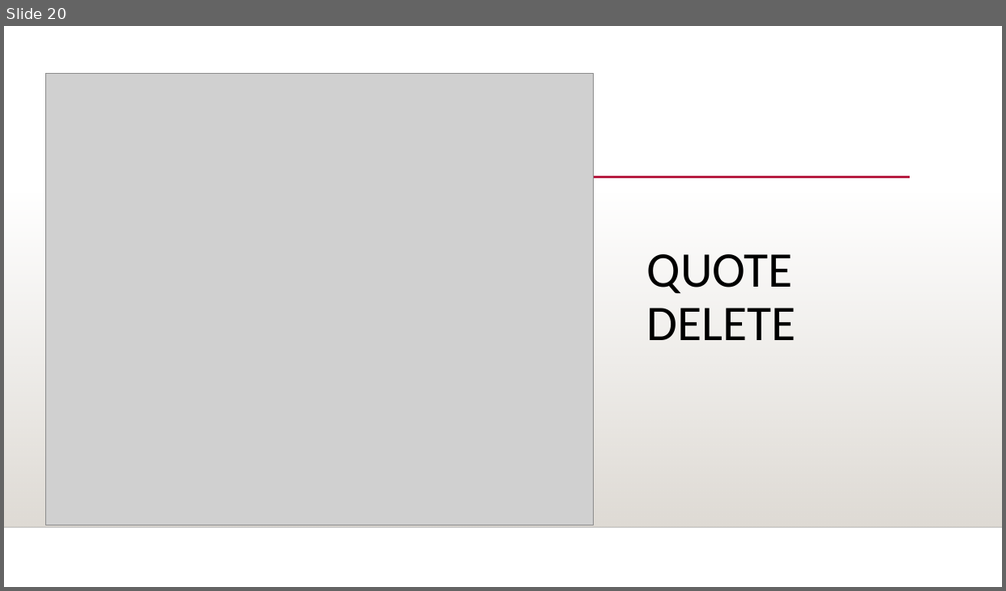
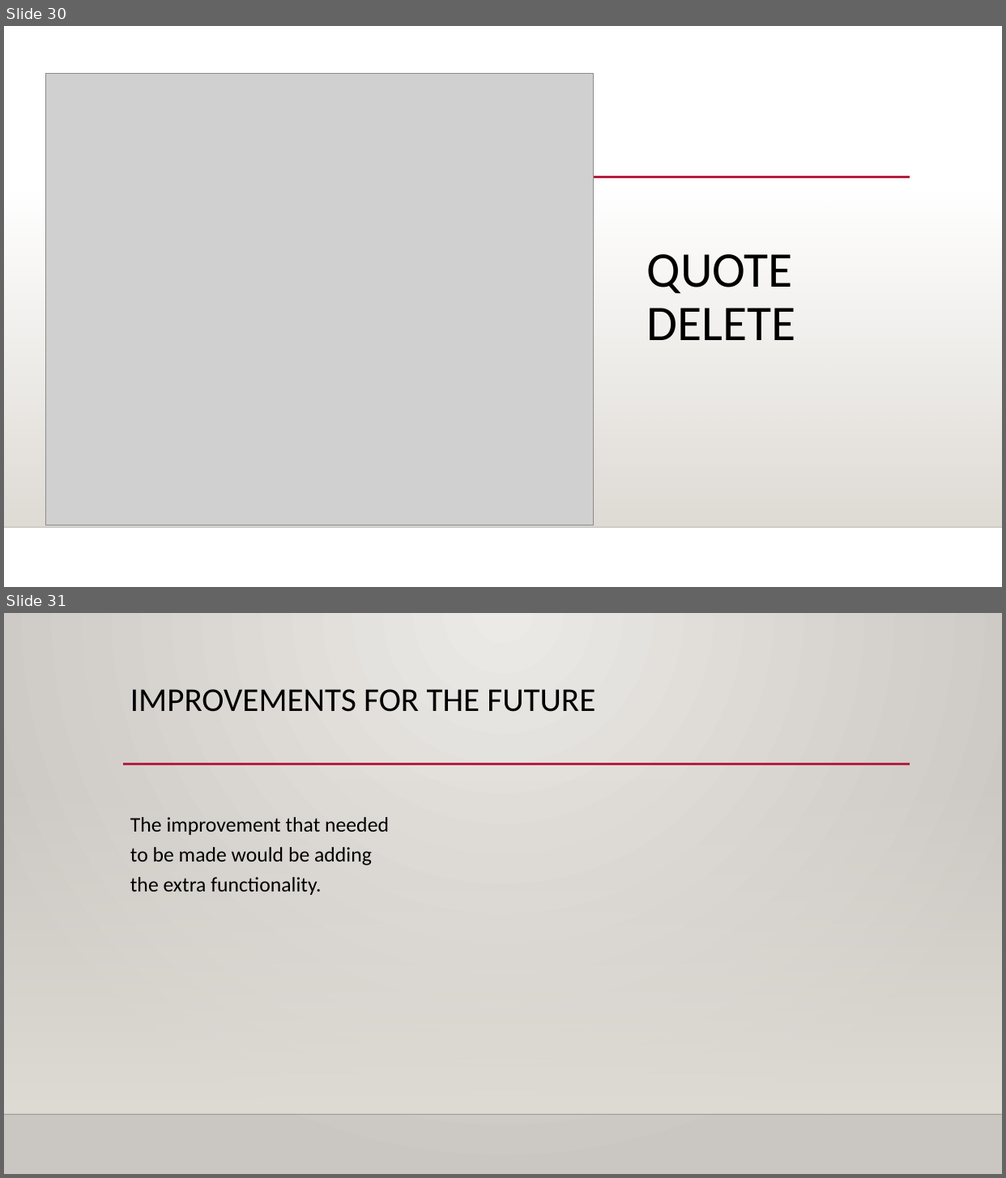
Before and after one commit to Shana12345/ChristianWeb, a slide deck: OOP Based Application.pptx. Shown one above the other, each under a label of ours: slide 20 before the commit, slides 30 and 31 after it. The pictures are 1006x591 and 1006x1178 pixels, drawn with LibreOffice and Linux fonts; fonts in the diff are those of the drawing; grey boxes stand for pictures; background and template pictures are left out. Boxes give left, top, right and bottom in pixels: in the first picture for what was removed or moved away, otherwise in the second. Text is boxed around its words. In the diff, an @@ line names an element or a change of style, - is before the commit and + after.

```diff
--- a/OOP Based Application.pptx
+++ b/OOP Based Application.pptx
@@ slide 31 added at [4, 613, 1002, 1174], background gradient #ECEAE7 to #CAC7C1; not listed: 3 template elements that a slide beside it also shows @@
@@ title added at [130, 689, 595, 712], 32 pt, text #000000 @@
+IMPROVEMENTS FOR THE FUTURE
@@ text added at [130, 817, 389, 895], 20 pt, text #000000 @@
+The improvement that needed to be made would be adding the extra functionality.
@@ what was slide 20 is now slide 30 @@
```
Also in this commit, not shown: 3 slides changed, 12 other slides added.
